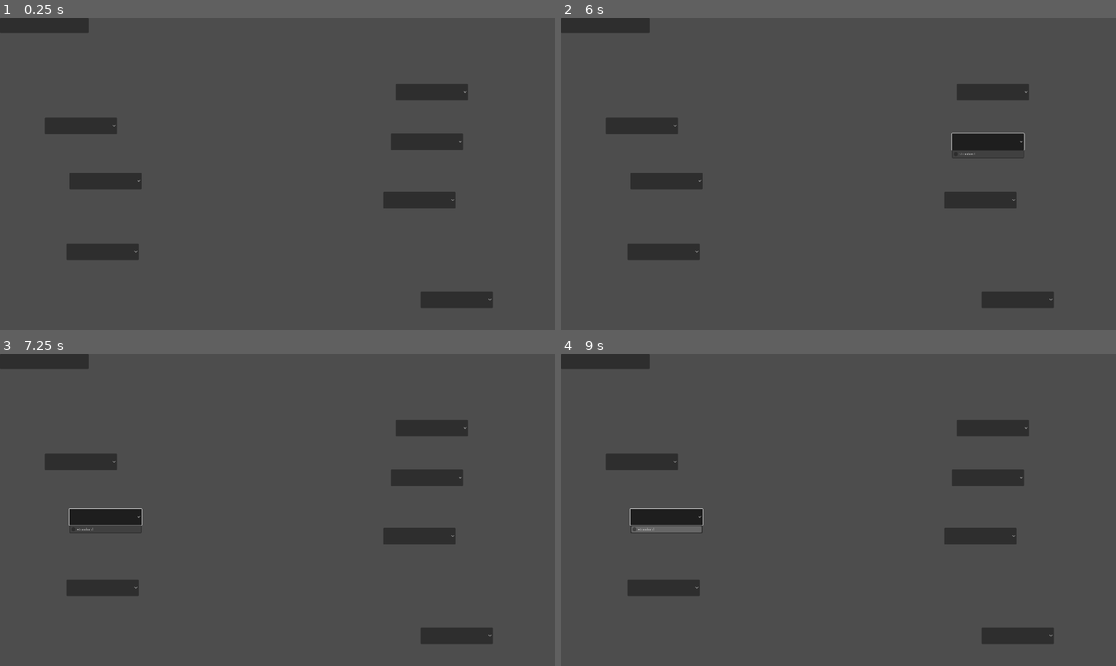
Above: before the commit, frames 1-4 (two rows, left to right).
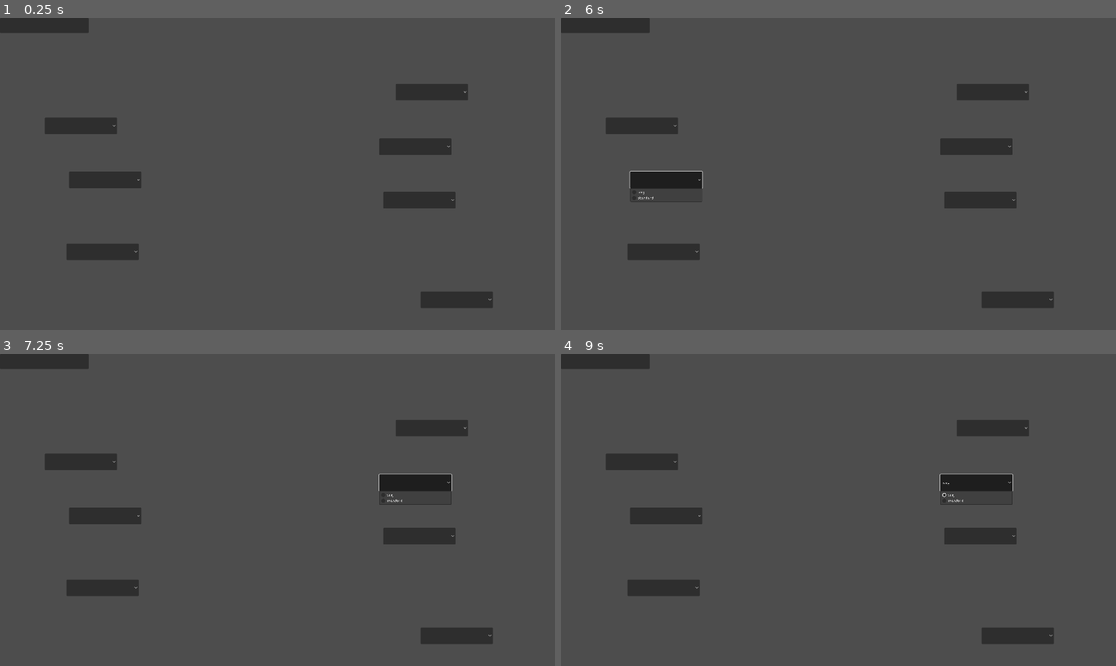
Above: after the commit, the same moments.

Repository: flowerFawn/Robot_game
Game: Godot game, scene res://limb_menu.tscn
The game is run twice, just before and just after one commit, with the same random seed, the same clock (stepped at 60 frames per second) and the same inputs.
Inputs (mouse positions are in pixels of both pictures, inside the frame that each line leads up to; where the layout moved, square brackets give the same spot in the first picture):
- Up to frame 1 (0.25 s): no input
- Up to frame 2 (6 s): click (660, 252) at 0.5 s; click (1016, 298) at 1.25 s; click (982, 198) at 2 s; click (644, 127) at 2.75 s; click (993, 92) at 3.5 s; click (605, 24) at 4.25 s; click "back to limb selection" at 5 s; click (666, 180) [988, 142] at 5.75 s
- Up to frame 3 (7.25 s): click (416, 481) [105, 516] at 6.5 s
- Up to frame 4 (9 s): tap Enter at 7.25 s; move the mouse to (960, 494) at 7.27 s; press the mouse at (960, 494) at 7.28 s; hold D (right) 7.28-8 s; tap Space (jump) at 7.52, 8.75 s; right-click (960, 494) at 7.55 s; release the mouse at (960, 494) at 8 s; click (977, 481) [666, 516] at 8 s; move the mouse to (727, 525) at 8.77 s; hold D (right) from 8.78 s (still down); right-click (727, 525) at 8.85 s

The runs differ from the first frame. In frame 1, 0.6% of the frame differs, in the area x 12-84%, y 36-55%; in frame 2, 0.6%; in frame 3, 0.8%; in frame 4, 1.0%, in the area x 12-84%, y 36-58%.
Error before the commit: Trying to assign value of type 'Nil' to a variable of type 'Dictionary'. (res://player_weapon.gd:7)

Commit message:
implimented weapon system

Diff:
--- a/light_enemy.gd
+++ b/light_enemy.gd
@@ -74,7 +74,9 @@
 	instancing_bullet.set_collision_mask_value(5, false)
 	#gets the node of the scene
 	#ENEMY MUST BE A DIRECT CHILD OF THE NODE2D OF THE LEVEL OR ANOTHER UNMOVING NODE
-	get_parent().add_child(instancing_bullet)
+	get_parent().get_node("Bullets").add_child(instancing_bullet)
 
 func take_damage(damage_dealt_to):
 	hp -= damage_dealt_to
+	if hp < 0:
+		queue_free()
--- a/limb_menu.tscn
+++ b/limb_menu.tscn
@@ -73,20 +73,22 @@
 link_to = "res://spawn_level.tscn"
 
 [node name="RightWeapon" type="OptionButton" parent="."]
-offset_left = 1352.0
-offset_top = 400.0
-offset_right = 1602.0
-offset_bottom = 457.0
+layout_mode = 0
+offset_left = 239.0
+offset_top = 532.0
+offset_right = 489.0
+offset_bottom = 589.0
 theme = ExtResource("1_fqmev")
 script = ExtResource("2_nwdpp")
 searched_folder = "res://player_limbs/player_weapons"
 assigned_limb = "right_weapon"
 
 [node name="LeftWeapon" type="OptionButton" parent="."]
-offset_left = 240.0
-offset_top = 536.0
-offset_right = 490.0
-offset_bottom = 593.0
+layout_mode = 0
+offset_left = 1312.0
+offset_top = 417.0
+offset_right = 1562.0
+offset_bottom = 474.0
 theme = ExtResource("1_fqmev")
 script = ExtResource("2_nwdpp")
 searched_folder = "res://player_limbs/player_weapons"
--- a/player.tscn
+++ b/player.tscn
@@ -52,6 +52,12 @@
 [node name="ScriptHost" type="Node2D" parent="LeftArm"]
 
 [node name="LeftWeaponSystem" type="Node2D" parent="LeftArm"]
+position = Vector2(8, 1)
+script = ExtResource("5_2x807")
+is_left = true
+
+[node name="Shot_cooldown" type="Timer" parent="LeftArm/LeftWeaponSystem"]
+one_shot = true
 
 [node name="RightArm" type="StaticBody2D" parent="." groups=["limb"]]
 position = Vector2(-4, -5)
@@ -66,7 +72,11 @@
 [node name="ScriptHost" type="Node2D" parent="RightArm"]
 
 [node name="RightWeaponSystem" type="Node2D" parent="RightArm"]
+position = Vector2(8, 1)
 script = ExtResource("5_2x807")
+
+[node name="Shot_cooldown" type="Timer" parent="RightArm/RightWeaponSystem"]
+one_shot = true
 
 [node name="LeftLeg" type="StaticBody2D" parent="." groups=["limb"]]
 position = Vector2(2, 7)
--- /dev/null
+++ b/player_limbs/player_weapons/smg.json
@@ -0,0 +1,6 @@
+{
+	"projectile" : "res://instanceables/projectiles/base_bullet.tscn",
+	"attack_speed" : 0.1,
+	"damage" : 2,
+	"projectile_speed" : 50
+}
--- a/player_limbs/player_weapons/standard.json
+++ b/player_limbs/player_weapons/standard.json
@@ -1,6 +1,6 @@
 {
 	"projectile" : "res://instanceables/projectiles/base_bullet.tscn",
-	"attack_speed" : 0.1,
+	"attack_speed" : 0.5,
 	"damage" : 10,
-	"projectile_speed" : 40
+	"projectile_speed" : 50
 }
--- a/player_scripts/player_arm.gd
+++ b/player_scripts/player_arm.gd
@@ -3,7 +3,7 @@
 const UNSHOOTABLE_STATES = ["disabled", "sliding", "climbing"]
 var speed_multiplier: int
 var limb_hp:float
-# Called when the node enters the scene tree for the first time.
+
 func _ready():
 	var stats: Dictionary
 	stats = decode_part_json()
@@ -21,6 +21,7 @@
 		look_at(get_global_mouse_position())
 
 func decode_part_json():
+	#gets the data for the selected limb of this type
 	if is_left:
 		var stats: Dictionary = load("res://player_limbs/player_arms/" + Selected_Limbs.parts["left_arm"]).data
 		return stats
--- a/player_weapon.gd
+++ b/player_weapon.gd
@@ -1,18 +1,41 @@
 extends Node2D
 @export var is_left:bool
-
-# Called when the node enters the scene tree for the first time.
+var projectile:Resource
+var instanced_projectile
+var damage:float
+var projectile_speed:float
 func _ready():
 	var stats: Dictionary
 	stats = decode_part_json()
+	#sets the scene that will be instanced as the projecitile
+	projectile = load(stats["projectile"])
+	damage = stats["damage"]
+	get_node("Shot_cooldown").wait_time = stats["attack_speed"]
+	projectile_speed = stats["projectile_speed"]
 
 
-# Called every frame. 'delta' is the elapsed time since the previous frame.
-func _process(delta):
-	pass
-
+func _process(_delta):
+	is_shooting()
 func decode_part_json():
 	if is_left:
-		var stats: Dictionary = load("res://player_limbs/player_arms/" + Selected_Limbs.parts["left_weapon"]).data
+		var stats: Dictionary = load("res://player_limbs/player_weapons/" + Selected_Limbs.parts["left_weapon"]).data
+		return stats
 	else:
-		var stats: Dictionary = load("res://player_limbs/player_arms/" + Selected_Limbs.parts["right_weapon"]).data
+		var stats: Dictionary = load("res://player_limbs/player_weapons/" + Selected_Limbs.parts["right_weapon"]).data
+		return stats
+
+func is_shooting():
+	if ((is_left and Input.is_action_pressed("left_shoot")) or (not is_left and Input.is_action_pressed("right_shoot") and get_parent().get_parent().player_state != "sliding")) and get_node("Shot_cooldown").time_left == 0:
+		shoot_projectile()
+
+func shoot_projectile():
+	#creates a new instance of the projectile, and sets its position
+	get_node("Shot_cooldown").start()
+	instanced_projectile = projectile.instantiate()
+	instanced_projectile.global_position = global_position
+	instanced_projectile.set_collision_mask_value(2, false)
+	instanced_projectile.targeted_group = "enemy"
+	instanced_projectile.rotation = get_parent().rotation
+	instanced_projectile.damage = damage
+	instanced_projectile.speed = projectile_speed
+	get_parent().get_parent().get_parent().get_node("Bullets").add_child(instanced_projectile)
--- a/project.godot
+++ b/project.godot
@@ -74,6 +74,16 @@
 "events": [Object(InputEventKey,"resource_local_to_scene":false,"resource_name":"","device":-1,"window_id":0,"alt_pressed":false,"shift_pressed":false,"ctrl_pressed":false,"meta_pressed":false,"pressed":false,"keycode":0,"physical_keycode":83,"key_label":0,"unicode":115,"echo":false,"script":null)
 ]
 }
+left_shoot={
+"deadzone": 0.5,
+"events": [null, Object(InputEventMouseButton,"resource_local_to_scene":false,"resource_name":"","device":-1,"window_id":0,"alt_pressed":false,"shift_pressed":false,"ctrl_pressed":false,"meta_pressed":false,"button_mask":1,"position":Vector2(154, 13),"global_position":Vector2(158, 54),"factor":1.0,"button_index":1,"canceled":false,"pressed":true,"double_click":false,"script":null)
+]
+}
+right_shoot={
+"deadzone": 0.5,
+"events": [Object(InputEventMouseButton,"resource_local_to_scene":false,"resource_name":"","device":-1,"window_id":0,"alt_pressed":false,"shift_pressed":false,"ctrl_pressed":false,"meta_pressed":false,"button_mask":2,"position":Vector2(115, 17),"global_position":Vector2(119, 58),"factor":1.0,"button_index":2,"canceled":false,"pressed":true,"double_click":false,"script":null)
+]
+}
 
 [layer_names]
 
--- a/spawn_level.tscn
+++ b/spawn_level.tscn
@@ -26,6 +26,8 @@
 [node name="Node" type="Node"]
 
 [node name="SpawnLevel" type="Node2D" parent="."]
+
+[node name="Bullets" type="Node2D" parent="SpawnLevel"]
 
 [node name="Walls" parent="SpawnLevel" instance=ExtResource("1_4apws")]
 position = Vector2(-272, -112)
@@ -65,6 +67,6 @@
 
 [node name="UIControl" parent="SpawnLevel/Player" instance=ExtResource("2_60qmp")]
 
-[node name="EnemyMain" parent="." instance=ExtResource("7_vi4o8")]
+[node name="EnemyMain" parent="SpawnLevel" instance=ExtResource("7_vi4o8")]
 position = Vector2(358, -21)
 bullet_speed = 100.0
